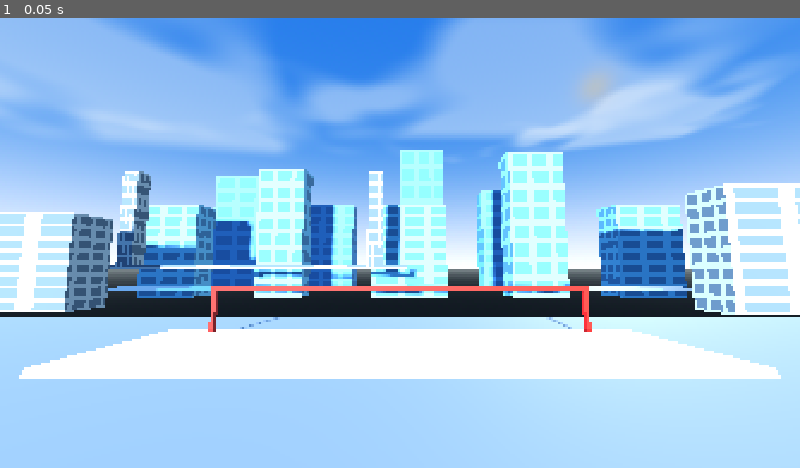
Above: before the commit, frame 1.
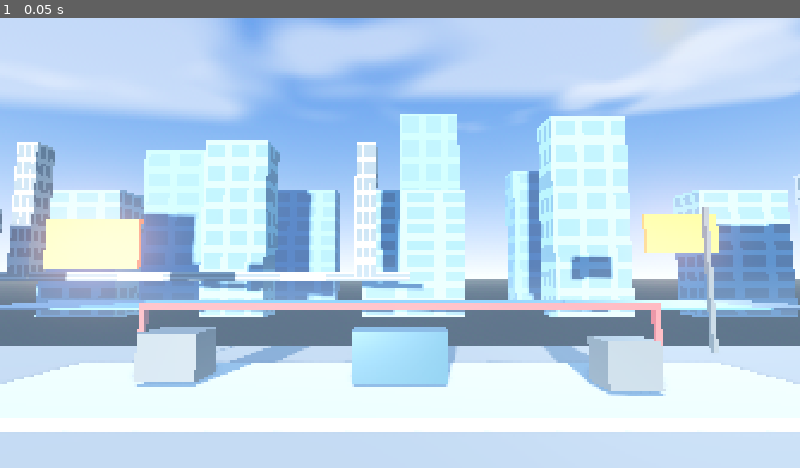
Above: after the commit, the same moment.

Repository: nnamdinwali/shadow-killer
Game: Godot game, scene res://node_3d.tscn
Two runs of this game, one before a commit and one after it. Both use one fixed random seed, a clock stepped at 60 frames per second and the inputs below.
Inputs:
- Up to frame 1 (0.05 s): no input

The runs differ from the first frame. In frame 1, 85% of the frame differs, in the area x 0-100%, y 0-100%.

Commit message:
Add studio polish to environment scene

Diff:
--- a/node_3d.tscn
+++ b/node_3d.tscn
@@ -32,6 +32,21 @@
 ambient_light_source = 3
 ambient_light_sky_contribution = 0.95
 reflected_light_source = 2
+fog_enabled = true
+fog_light_color = Color(0.69, 0.82, 0.96, 1)
+fog_light_energy = 0.7
+fog_density = 0.004
+fog_height = 8.0
+fog_height_density = 0.045
+fog_sky_affect = 0.18
+ssao_enabled = true
+ssao_radius = 2.0
+ssao_intensity = 1.35
+ssao_power = 1.35
+glow_enabled = true
+glow_intensity = 0.55
+glow_strength = 0.7
+glow_bloom = 0.08
 tonemap_mode = 2
 tonemap_exposure = 1.15
 tonemap_white = 1.0
@@ -85,6 +100,23 @@
 albedo_color = Color(0.72, 0.08, 0.045, 1)
 roughness = 0.72
 
+[sub_resource type="StandardMaterial3D" id="StandardMaterial_rooftop"]
+albedo_color = Color(0.28, 0.32, 0.35, 1)
+metallic = 0.35
+roughness = 0.62
+
+[sub_resource type="StandardMaterial3D" id="StandardMaterial_glass"]
+albedo_color = Color(0.08, 0.32, 0.48, 1)
+metallic = 0.55
+roughness = 0.22
+
+[sub_resource type="StandardMaterial3D" id="StandardMaterial_sign"]
+albedo_color = Color(0.98, 0.48, 0.08, 1)
+emission_enabled = true
+emission = Color(0.8, 0.18, 0.025, 1)
+emission_energy_multiplier = 1.4
+roughness = 0.5
+
 [sub_resource type="BoxMesh" id="BoxMesh_city"]
 size = Vector3(1, 1, 1)
 
@@ -92,6 +124,9 @@
 size = Vector3(1, 0.12, 1)
 
 [sub_resource type="BoxMesh" id="BoxMesh_rail"]
+size = Vector3(1, 1, 1)
+
+[sub_resource type="BoxMesh" id="BoxMesh_prop"]
 size = Vector3(1, 1, 1)
 
 [node name="EnvironmentShowcase" type="Node3D"]
@@ -107,6 +142,9 @@
 [node name="Camera3D" type="Camera3D" parent="."]
 transform = Transform3D(1, 0, 0, 0, 0.99619466, -0.08715573, 0, 0.08715573, 0.99619466, 0, 3, 8)
 current = true
+fov = 58.0
+near = 0.1
+far = 180.0
 
 [node name="CloudLayerFar" type="MeshInstance3D" parent="."]
 position = Vector3(0, 22, -22)
@@ -252,6 +290,44 @@
 scale = Vector3(16, 0.18, 0.18)
 material_override = SubResource("StandardMaterial_rail")
 mesh = SubResource("BoxMesh_rail")
+
+[node name="RooftopDetails" type="Node3D" parent="."]
+
+[node name="VentLeft" type="MeshInstance3D" parent="RooftopDetails"]
+position = Vector3(-5.8, 1.05, -2.8)
+scale = Vector3(1.5, 1.2, 1.1)
+material_override = SubResource("StandardMaterial_rooftop")
+mesh = SubResource("BoxMesh_prop")
+
+[node name="VentRight" type="MeshInstance3D" parent="RooftopDetails"]
+position = Vector3(5.4, 1.0, -2.0)
+scale = Vector3(1.25, 1.1, 1.0)
+material_override = SubResource("StandardMaterial_rooftop")
+mesh = SubResource("BoxMesh_prop")
+
+[node name="GlassCabin" type="MeshInstance3D" parent="RooftopDetails"]
+position = Vector3(0, 1.05, -2.9)
+scale = Vector3(2.4, 1.25, 1.2)
+material_override = SubResource("StandardMaterial_glass")
+mesh = SubResource("BoxMesh_prop")
+
+[node name="BillboardLeft" type="MeshInstance3D" parent="RooftopDetails"]
+position = Vector3(-12.5, 4.4, -8.5)
+scale = Vector3(3.8, 2.1, 0.18)
+material_override = SubResource("StandardMaterial_sign")
+mesh = SubResource("BoxMesh_prop")
+
+[node name="BillboardRight" type="MeshInstance3D" parent="RooftopDetails"]
+position = Vector3(12.5, 5.0, -10.0)
+scale = Vector3(3.2, 1.7, 0.18)
+material_override = SubResource("StandardMaterial_sign")
+mesh = SubResource("BoxMesh_prop")
+
+[node name="Antenna" type="MeshInstance3D" parent="RooftopDetails"]
+position = Vector3(8.5, 3.0, -3.2)
+scale = Vector3(0.12, 4.0, 0.12)
+material_override = SubResource("StandardMaterial_rooftop")
+mesh = SubResource("BoxMesh_prop")
 
 [node name="FillLight" type="DirectionalLight3D" parent="."]
 rotation_degrees = Vector3(-28, 145, 0)
